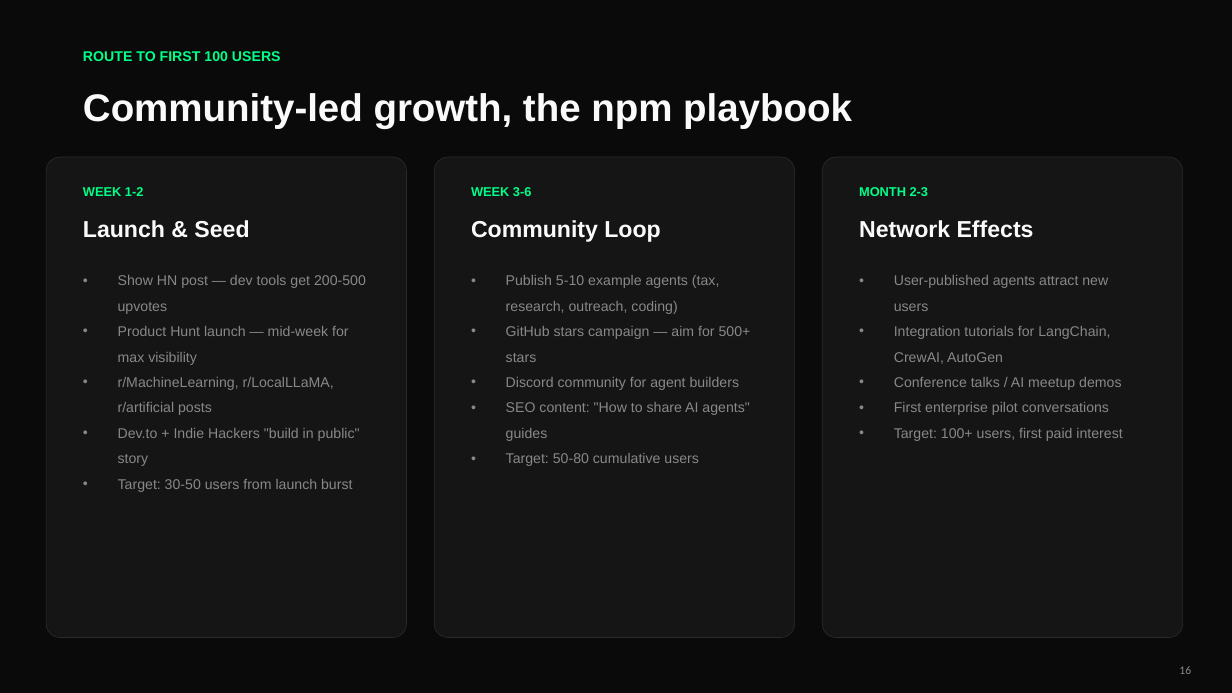
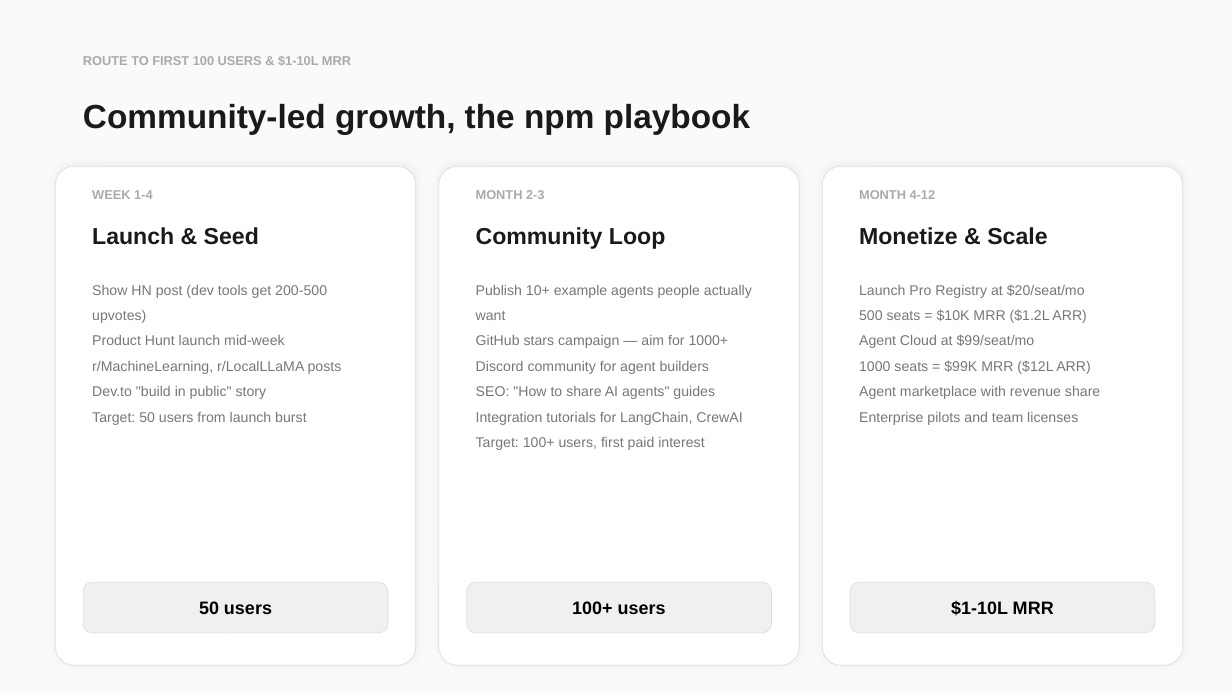
Before and after one commit to piyushhhxyz/AgentsOnAir, a slide deck: slide 16 of pitch-deck/AgentOnAir-Pitch.pptx. Drawn at 1232x693 pixels with LibreOffice and Linux fonts; fonts in the diff are those of the drawing. Boxes give left, top, right and bottom in pixels: in the first picture for what was removed or moved away, otherwise in the second. Text is boxed around its words. In the diff, an @@ line names an element or a change of style, - is before the commit and + after.

Commit message:
Rebuild pitch deck: light theme, monochromatic, bento layout, 21 slides
Complete redesign with:
- Light off-white background, monochromatic black/gray palette
- Bento grid layouts with rounded cards and subtle shadows
- 4 section dividers (black bg) for the user's 4 key questions
- Personal assistant narrative front and center (email agent story)
- Deep research with citations: MarketsandMarkets, Stack Overflow 2025,
  PwC, Gartner, npm/Docker/HuggingFace precedents
- Route to first 100 users playbook
- Business model with MRR projections
- Competitive landscape table
- 21 slides total, 488KB

```diff
--- a/pitch-deck/AgentOnAir-Pitch.pptx
+++ b/pitch-deck/AgentOnAir-Pitch.pptx
@@ background #0A0A0A to #FAFAFA @@
@@ text at [83, 56, 351, 66]: text changed; size 11 to 10 pt; text colour #00FF88 to #AAAAAA @@
-ROUTE TO FIRST 100 USERS
+ROUTE TO FIRST 100 USERS & $1-10L MRR
@@ text "Community-led growth, the npm playbook": place and size @@
-text "Community-led growth, the npm playbook" at [83, 93, 852, 129]
+text "Community-led growth, the npm playbook" at [83, 104, 750, 135]
@@ text "Community-led growth, the npm playbook" at [83, 104, 750, 135]: size 30 to 26 pt, text colour #FAFAFA to #1A1A1A @@
@@ rounded rectangle: place and size @@
-rounded rectangle at [46, 157, 407, 638]
+rounded rectangle at [55, 166, 416, 665]
@@ fill #151515 to #FFFFFF; outline #2A2A2A 0.5 pt to #DDDDDD 0.5 pt; shadow on; proportions changed in 3 elements at [55, 166, 416, 665], [823, 166, 1183, 665], [439, 166, 799, 665] @@
@@ rounded rectangle: place and size @@
-rounded rectangle at [434, 157, 795, 638]
+rounded rectangle at [439, 166, 799, 665]
@@ rounded rectangle: place and size @@
-rounded rectangle at [823, 157, 1183, 638]
+rounded rectangle at [823, 166, 1183, 665]
@@ text at [92, 190, 153, 199]: text changed; text colour #00FF88 to #AAAAAA @@
-WEEK 1-2
+WEEK 1-4
@@ text "MONTH 2-3": place and size @@
-text "MONTH 2-3" at [859, 187, 929, 196]
+text "MONTH 2-3" at [476, 190, 545, 199]
@@ text "MONTH 2-3" at [476, 190, 545, 199]: text colour #00FF88 to #AAAAAA @@
@@ text removed at [471, 187, 532, 196] @@
-WEEK 3-6
@@ text added at [859, 190, 936, 199], 10 pt, text #AAAAAA, bold @@
+MONTH 4-12
@@ text "Launch & Seed": place and size @@
-text "Launch & Seed" at [83, 220, 249, 238]
+text "Launch & Seed" at [92, 227, 259, 245]
@@ text "Launch & Seed" at [92, 227, 259, 245]: text colour #FAFAFA to #1A1A1A @@
@@ text "Community Loop" at [476, 227, 665, 249]: text colour #FAFAFA to #1A1A1A @@
@@ text removed at [859, 220, 1034, 238] @@
-Network Effects
@@ text added at [859, 227, 1047, 245], 18 pt, text #1A1A1A, bold @@
+Monetize & Scale
@@ text "Publish 10+ example agents people ...": place and size @@
-text "Publish 10+ example agents people ..." at [506, 301, 751, 466]
+text "Publish 10+ example agents people ..." at [476, 285, 752, 450]
@@ text at [92, 285, 342, 425]: text changed; text colour #888888 to #777777 @@
-• Show HN post — dev tools get 200-500 upvotes
-• Product Hunt launch — mid-week for max visibility
-• r/MachineLearning, r/LocalLLaMA, r/artificial posts
-• Dev.to + Indie Hackers "build in public" story
-• Target: 30-50 users from launch burst
+Show HN post (dev tools get 200-500 upvotes)
+Product Hunt launch mid-week
+r/MachineLearning, r/LocalLLaMA posts
+Dev.to "build in public" story
+Target: 50 users from launch burst
@@ text at [476, 285, 752, 348]: text changed; text colour #888888 to #777777 @@
-• Publish 5-10 example agents (tax, research, outreach, coding)
-• GitHub stars campaign — aim for 500+ stars
+Publish 10+ example agents people actually want
+GitHub stars campaign — aim for 1000+
@@ text added at [859, 285, 1100, 425], 11 pt, text #777777 @@
+Launch Pro Registry at $20/seat/mo
+500 seats = $10K MRR ($1.2L ARR)
+Agent Cloud at $99/seat/mo
+1000 seats = $99K MRR ($12L ARR)
+Agent marketplace with revenue share
+Enterprise pilots and team licenses
@@ text at [476, 386, 742, 450]: text changed; text colour #888888 to #777777 @@
-• SEO content: "How to share AI agents" guides
-• Target: 50-80 cumulative users
+SEO: "How to share AI agents" guides
+Integration tutorials for LangChain, CrewAI
+Target: 100+ users, first paid interest
@@ text at [476, 361, 710, 374]: text colour #888888 to #777777 in "Discord community for agent builders"; bullet • to none @@
@@ rounded rectangle added at [83, 582, 388, 633], fill #F0F0F0, outline #DDDDDD 0.5 pt @@
@@ text "100+ users" at [572, 601, 666, 614]: vertical alignment top to middle @@
@@ rounded rectangle added at [467, 582, 772, 633], fill #F0F0F0, outline #DDDDDD 0.5 pt @@
@@ rounded rectangle added at [850, 582, 1155, 633], fill #F0F0F0, outline #DDDDDD 0.5 pt @@
@@ text added at [199, 601, 272, 614], 14 pt, text #000000, bold @@
+50 users
@@ text at [572, 601, 666, 614]: text changed; size 11 to 14 pt; text colour #888888 to #000000; bold on @@
-• User-published agents attract new users
-• Integration tutorials for LangChain, CrewAI, AutoGen
-• Conference talks / AI meetup demos
-• First enterprise pilot conversations
-• Target: 100+ users, first paid interest
+100+ users
@@ text added at [951, 600, 1054, 616], 14 pt, text #000000, bold @@
+$1-10L MRR
@@ page number removed at [1179, 666, 1191, 674] @@
-16
```
Also in this commit, not shown: 17 other slides changed, 3 slides added, 4 slides removed.
